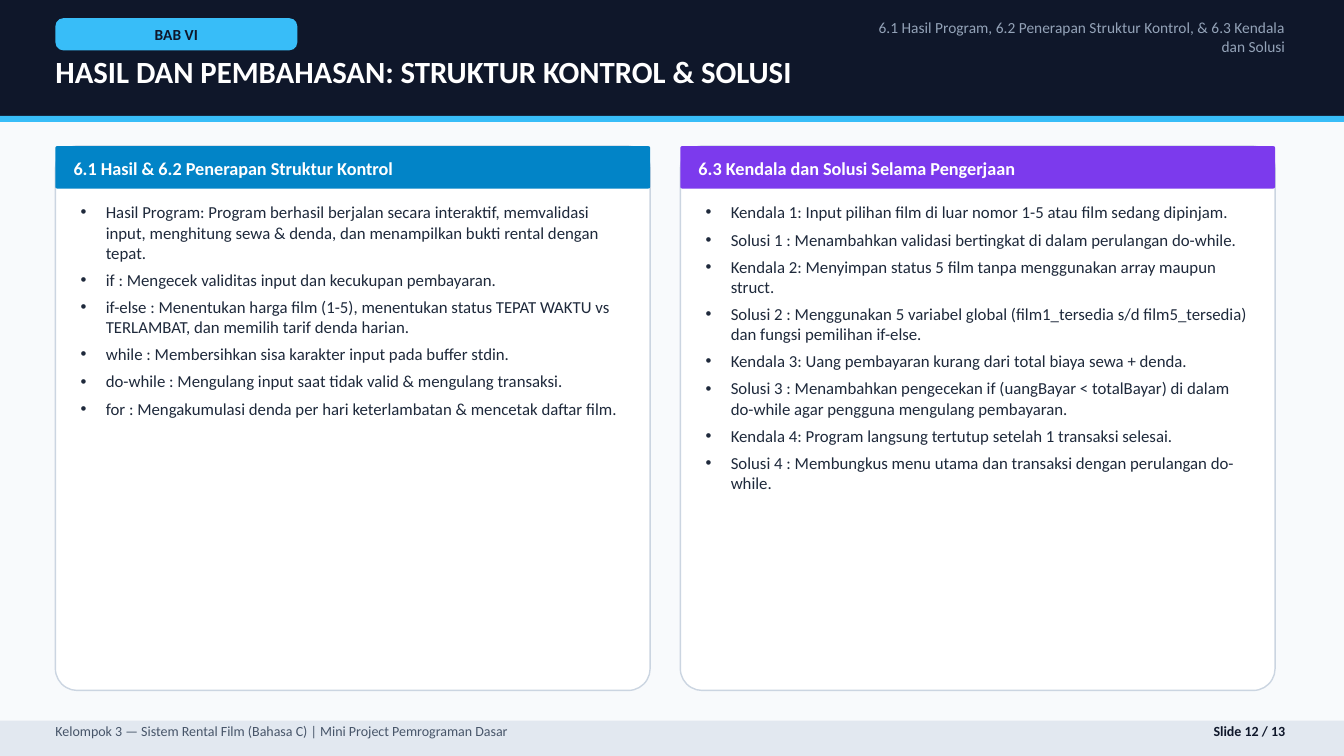
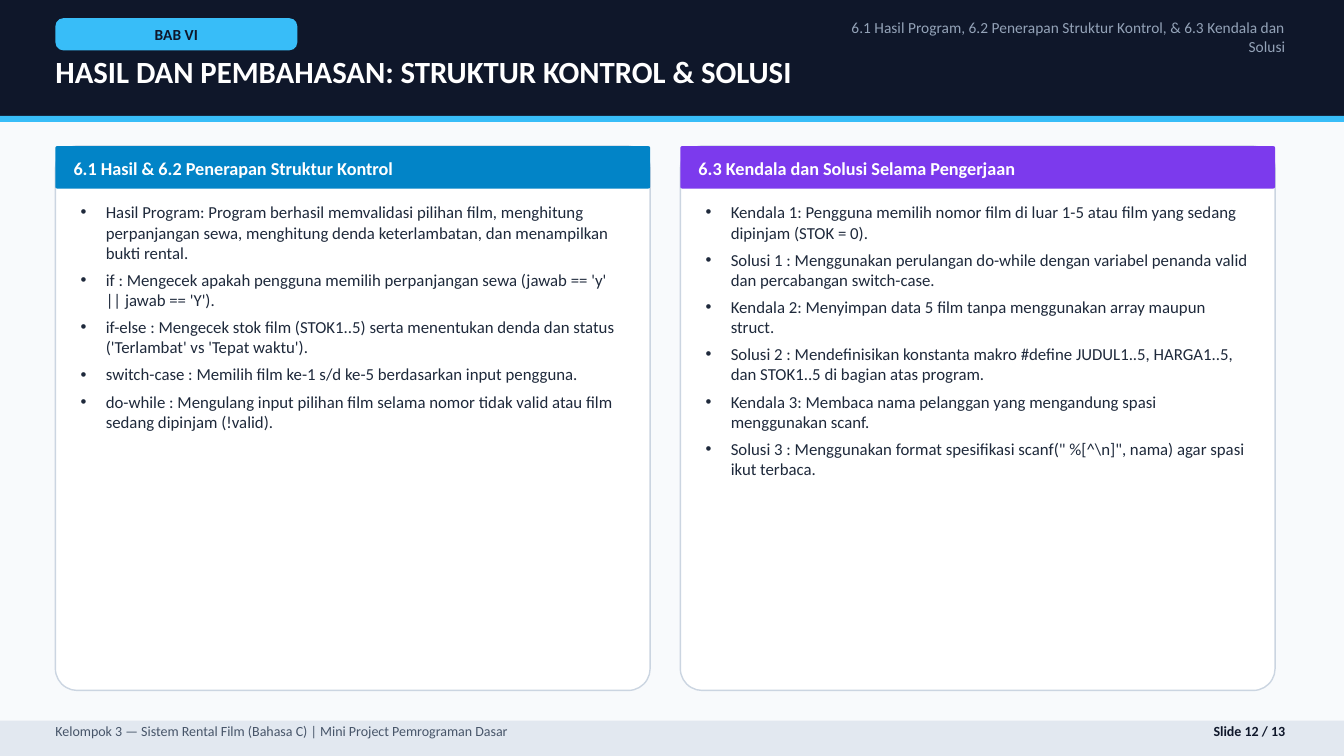
Before and after one commit to BayuArga669/UTS-Pemrograman, a slide deck: slide 12 of Presentasi_Rental_Film_Kelompok_3.pptx. Drawn at 1344x756 pixels with LibreOffice and Linux fonts; fonts in the diff are those of the drawing. Boxes give left, top, right and bottom in pixels: in the first picture for what was removed or moved away, otherwise in the second. Text is boxed around its words. In the diff, an @@ line names an element or a change of style, - is before the commit and + after.

```diff
--- a/Presentasi_Rental_Film_Kelompok_3.pptx
+++ b/Presentasi_Rental_Film_Kelompok_3.pptx
@@ text "6.1 Hasil Program, 6.2 Penerapan ..." rewrapped from (879, 22, 1285, 52) to (851, 22, 1285, 52) @@
@@ text at (731, 206, 1247, 475): text changed @@
-• Kendala 1: Input pilihan film di luar nomor 1-5 atau film sedang dipinjam.
-• Solusi 1 : Menambahkan validasi bertingkat di dalam perulangan do-while.
-• Kendala 2: Menyimpan status 5 film tanpa menggunakan array maupun struct.
-• Solusi 2 : Menggunakan 5 variabel global (film1_tersedia s/d film5_tersedia) dan fungsi pemilihan if-else.
-• Kendala 3: Uang pembayaran kurang dari total biaya sewa + denda.
-• Solusi 3 : Menambahkan pengecekan if (uangBayar < totalBayar) di dalam do-while agar pengguna mengulang pembayaran.
-• Kendala 4: Program langsung tertutup setelah 1 transaksi selesai.
-• Solusi 4 : Membungkus menu utama dan transaksi dengan perulangan do-while.
+• Kendala 1: Pengguna memilih nomor film di luar 1-5 atau film yang sedang dipinjam (STOK = 0).
+• Solusi 1 : Menggunakan perulangan do-while dengan variabel penanda valid dan percabangan switch-case.
+• Kendala 2: Menyimpan data 5 film tanpa menggunakan array maupun struct.
+• Solusi 2 : Mendefinisikan konstanta makro #define JUDUL1..5, HARGA1..5, dan STOK1..5 di bagian atas program.
+• Kendala 3: Membaca nama pelanggan yang mengandung spasi menggunakan scanf.
+• Solusi 3 : Menggunakan format spesifikasi scanf(" %[^\n]", nama) agar spasi ikut terbaca.
@@ text at (106, 274, 614, 431): text changed @@
-• Hasil Program: Program berhasil berjalan secara interaktif, memvalidasi input, menghitung sewa & denda, dan menampilkan bukti rental dengan tepat.
-• if : Mengecek validitas input dan kecukupan pembayaran.
-• if-else : Menentukan harga film (1-5), menentukan status TEPAT WAKTU vs TERLAMBAT, dan memilih tarif denda harian.
-• while : Membersihkan sisa karakter input pada buffer stdin.
-• do-while : Mengulang input saat tidak valid & mengulang transaksi.
-• for : Mengakumulasi denda per hari keterlambatan & mencetak daftar film.
+• Hasil Program: Program berhasil memvalidasi pilihan film, menghitung perpanjangan sewa, menghitung denda keterlambatan, dan menampilkan bukti rental.
+• if : Mengecek apakah pengguna memilih perpanjangan sewa (jawab == 'y' || jawab == 'Y').
+• if-else : Mengecek stok film (STOK1..5) serta menentukan denda dan status ('Terlambat' vs 'Tepat waktu').
+• switch-case : Memilih film ke-1 s/d ke-5 berdasarkan input pengguna.
+• do-while : Mengulang input pilihan film selama nomor tidak valid atau film sedang dipinjam (!valid).
```
Also in this commit, not shown: 12 other slides changed, 4 other files.
